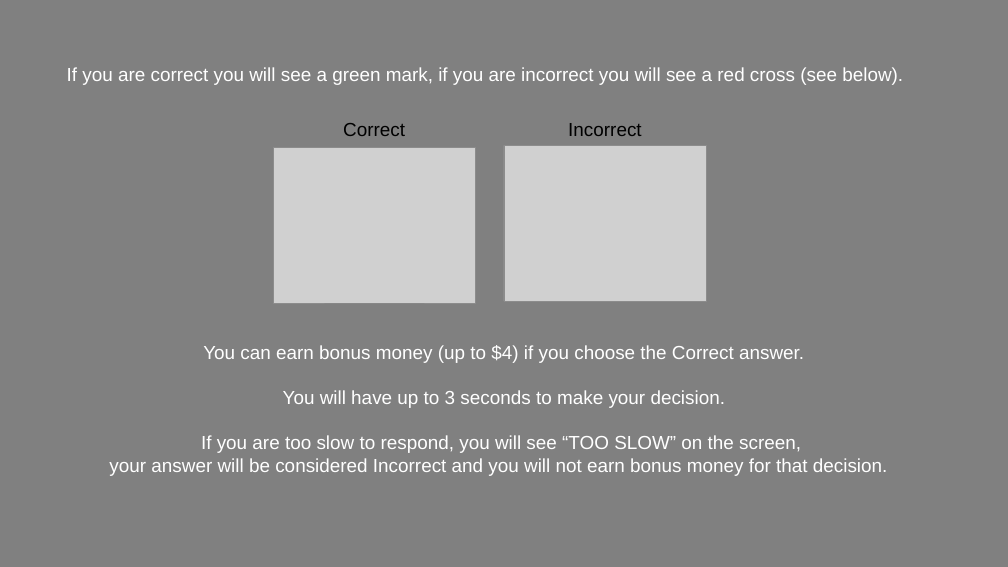
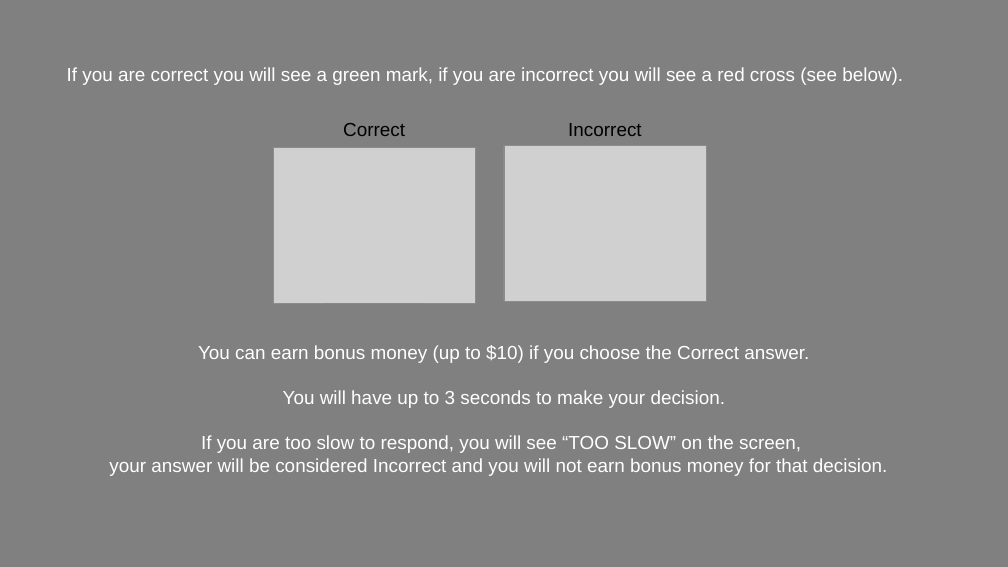
Before and after one commit to NatalieBiderman/transitive_inference, a slide deck: slide 4 of Task/Stimuli/Instructions/Instructions.pptx (slide 7 before the commit). Drawn at 1008x567 pixels with LibreOffice and Linux fonts; fonts in the diff are those of the drawing; grey boxes stand for pictures. Boxes give left, top, right and bottom in pixels: in the first picture for what was removed or moved away, otherwise in the second. Text is boxed around its words. In the diff, an @@ line names an element or a change of style, - is before the commit and + after.

```diff
--- a/Task/Stimuli/Instructions/Instructions.pptx
+++ b/Task/Stimuli/Instructions/Instructions.pptx
@@ text at (x1=198, y1=345, x2=809, y2=363): text changed @@
-You can earn bonus money (up to $4) if you choose the Correct answer.
+You can earn bonus money (up to $10) if you choose the Correct answer.
```
Also in this commit, not shown: 2 other slides changed, 4 other files.
